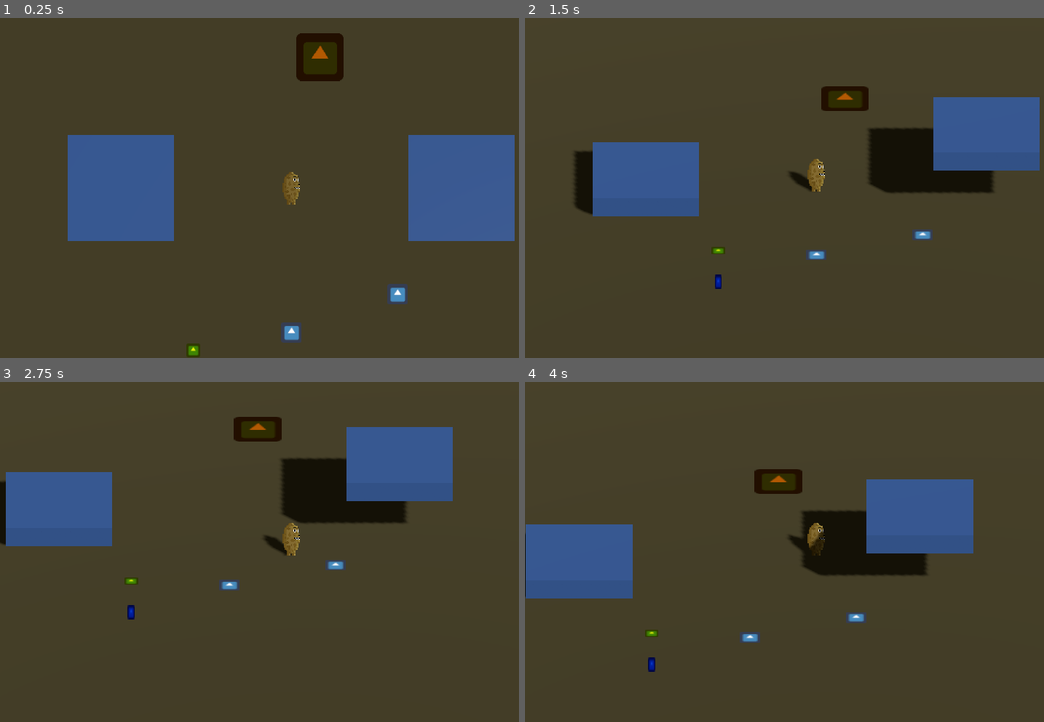
Above: before the commit, frames 1-4 (two rows, left to right).
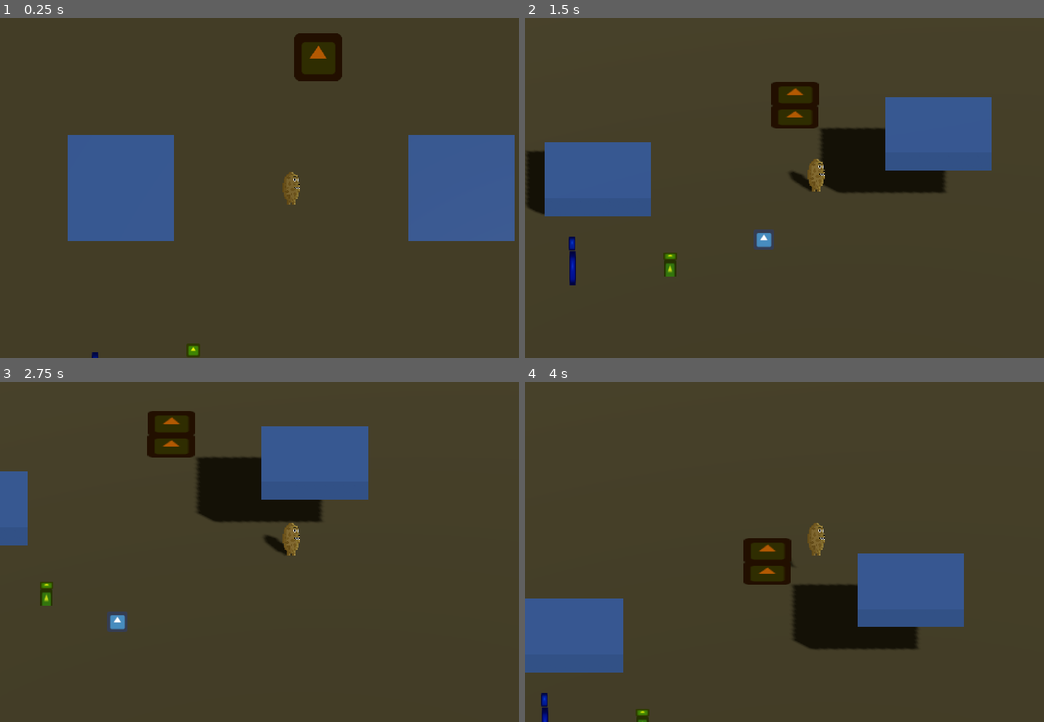
Above: after the commit, the same moments.

Repository: BVenturaDev/BrokenReality
Game: Godot game, scene res://scenes/levels/TestLevel.tscn
The game is run twice, just before and just after one commit, with the same random seed, the same clock (stepped at 60 frames per second) and the same inputs. The engine's default icon, where the game draws it, is replaced by a stand-in: a white triangle on a blue panel in a dark square.
Inputs (mouse positions are in pixels of both pictures, inside the frame that each line leads up to):
- Up to frame 1 (0.25 s): no input
- Up to frame 2 (1.5 s): tap Enter (ui_accept) at 0.5 s; move the mouse to (945, 171) at 0.52 s; hold D (move_right) 0.53-1.28 s; hold Right mouse button (right_click) 0.53-1.28 s; click (945, 171) at 0.6 s; tap Space (jump) at 0.77, 1.07 s; move the mouse to (701, 205) at 1.27 s; hold S (move_down) from 1.28 s (still down); right-click (701, 205) at 1.35 s
- Up to frame 3 (2.75 s): tap Space (jump) at 1.52, 1.82, 2.3 s; tap Enter (ui_accept) at 1.55, 2.1 s; move the mouse to (347, 477) at 2.02 s; release S (move_down) at 2.03 s; hold D (move_right) from 2.03 s (still down)
- Up to frame 4 (4 s): move the mouse to (784, 620) at 2.77 s; release D (move_right) at 2.78 s; hold W (move_up) 2.78-3.53 s; tap Space (jump) at 2.85, 3.02, 3.32, 3.77 s; click (784, 620) at 3.05 s; move the mouse to (992, 603) at 3.52 s; hold A (move_left) from 3.53 s (still down); hold Right mouse button (right_click) from 3.53 s (still down); click (992, 603) at 3.6 s

The runs differ from the first frame. In frame 1, 0.7% of the frame differs, in the area x 17-79%, y 4-100%; in frame 2, 14%; in frame 3, 17%; in frame 4, 25%, in the area x 0-87%, y 25-100%.

Commit message:
Added Enemy patrol, and stager. Sanity. Other little stuff

Diff:
--- a/project.godot
+++ b/project.godot
@@ -28,34 +28,34 @@
 
 ui_accept={
 "deadzone": 0.5,
-"events": [ Object(InputEventKey,"resource_local_to_scene":false,"resource_name":"","device":0,"alt":false,"shift":false,"control":false,"meta":false,"command":false,"pressed":false,"scancode":16777221,"physical_scancode":0,"unicode":0,"echo":false,"script":null)
-, Object(InputEventKey,"resource_local_to_scene":false,"resource_name":"","device":0,"alt":false,"shift":false,"control":false,"meta":false,"command":false,"pressed":false,"scancode":16777222,"physical_scancode":0,"unicode":0,"echo":false,"script":null)
+"events": [ Object(InputEventKey,"resource_local_to_scene":false,"resource_name":"","device":0,"alt":false,"shift":false,"control":false,"meta":false,"command":false,"pressed":false,"scancode":16777221,"unicode":0,"echo":false,"script":null)
+, Object(InputEventKey,"resource_local_to_scene":false,"resource_name":"","device":0,"alt":false,"shift":false,"control":false,"meta":false,"command":false,"pressed":false,"scancode":16777222,"unicode":0,"echo":false,"script":null)
 , Object(InputEventJoypadButton,"resource_local_to_scene":false,"resource_name":"","device":0,"button_index":0,"pressure":0.0,"pressed":false,"script":null)
  ]
 }
 move_left={
 "deadzone": 0.5,
-"events": [ Object(InputEventKey,"resource_local_to_scene":false,"resource_name":"","device":0,"alt":false,"shift":false,"control":false,"meta":false,"command":false,"pressed":false,"scancode":65,"physical_scancode":0,"unicode":0,"echo":false,"script":null)
+"events": [ Object(InputEventKey,"resource_local_to_scene":false,"resource_name":"","device":0,"alt":false,"shift":false,"control":false,"meta":false,"command":false,"pressed":false,"scancode":65,"unicode":0,"echo":false,"script":null)
  ]
 }
 move_right={
 "deadzone": 0.5,
-"events": [ Object(InputEventKey,"resource_local_to_scene":false,"resource_name":"","device":0,"alt":false,"shift":false,"control":false,"meta":false,"command":false,"pressed":false,"scancode":68,"physical_scancode":0,"unicode":0,"echo":false,"script":null)
+"events": [ Object(InputEventKey,"resource_local_to_scene":false,"resource_name":"","device":0,"alt":false,"shift":false,"control":false,"meta":false,"command":false,"pressed":false,"scancode":68,"unicode":0,"echo":false,"script":null)
  ]
 }
 move_up={
 "deadzone": 0.5,
-"events": [ Object(InputEventKey,"resource_local_to_scene":false,"resource_name":"","device":0,"alt":false,"shift":false,"control":false,"meta":false,"command":false,"pressed":false,"scancode":87,"physical_scancode":0,"unicode":0,"echo":false,"script":null)
+"events": [ Object(InputEventKey,"resource_local_to_scene":false,"resource_name":"","device":0,"alt":false,"shift":false,"control":false,"meta":false,"command":false,"pressed":false,"scancode":87,"unicode":0,"echo":false,"script":null)
  ]
 }
 move_down={
 "deadzone": 0.5,
-"events": [ Object(InputEventKey,"resource_local_to_scene":false,"resource_name":"","device":0,"alt":false,"shift":false,"control":false,"meta":false,"command":false,"pressed":false,"scancode":83,"physical_scancode":0,"unicode":0,"echo":false,"script":null)
+"events": [ Object(InputEventKey,"resource_local_to_scene":false,"resource_name":"","device":0,"alt":false,"shift":false,"control":false,"meta":false,"command":false,"pressed":false,"scancode":83,"unicode":0,"echo":false,"script":null)
  ]
 }
 jump={
 "deadzone": 0.5,
-"events": [ Object(InputEventKey,"resource_local_to_scene":false,"resource_name":"","device":0,"alt":false,"shift":false,"control":false,"meta":false,"command":false,"pressed":false,"scancode":32,"physical_scancode":0,"unicode":0,"echo":false,"script":null)
+"events": [ Object(InputEventKey,"resource_local_to_scene":false,"resource_name":"","device":0,"alt":false,"shift":false,"control":false,"meta":false,"command":false,"pressed":false,"scancode":32,"unicode":0,"echo":false,"script":null)
  ]
 }
 left_click={
@@ -70,7 +70,7 @@
 }
 q={
 "deadzone": 0.5,
-"events": [ Object(InputEventKey,"resource_local_to_scene":false,"resource_name":"","device":0,"alt":false,"shift":false,"control":false,"meta":false,"command":false,"pressed":false,"scancode":81,"physical_scancode":0,"unicode":0,"echo":false,"script":null)
+"events": [ Object(InputEventKey,"resource_local_to_scene":false,"resource_name":"","device":0,"alt":false,"shift":false,"control":false,"meta":false,"command":false,"pressed":false,"scancode":81,"unicode":0,"echo":false,"script":null)
  ]
 }
 
--- a/scenes/entities/Bell.tscn
+++ b/scenes/entities/Bell.tscn
@@ -21,7 +21,7 @@
 shape = SubResource( 1 )
 
 [node name="OpenableDoor" type="StaticBody" parent="."]
-transform = Transform( 1, 0, 0, 0, 1, 0, 0, 0, 1, 0, 1, 8 )
+transform = Transform( 1, 0, 0, 0, 1, 0, 0, 0, 1, -9.20826, 1.78347, 1.43759 )
 
 [node name="Sprite3D" type="Sprite3D" parent="OpenableDoor"]
 transform = Transform( 1, 0, 0, 0, -1.74846e-07, 1, 0, -4, -4.37114e-08, 0, 2, 0 )
@@ -30,3 +30,13 @@
 
 [node name="CollisionShape" type="CollisionShape" parent="OpenableDoor"]
 shape = SubResource( 2 )
+
+[node name="Sprite3D2" type="Sprite3D" parent="OpenableDoor"]
+transform = Transform( 1, 0, 0, 0, 6, 0, 0, 0, 1, 0.0416832, -9.53674e-07, 1.17888 )
+modulate = Color( 0.0470588, 0.164706, 0.788235, 1 )
+texture = ExtResource( 1 )
+
+[node name="Sprite3D2" type="Sprite3D" parent="."]
+transform = Transform( 1.8, 0, 0, 0, 4, 0, 0, 0, 1, -0.0158663, 0.262854, 0.611703 )
+modulate = Color( 0.752941, 0.847059, 0.0901961, 1 )
+texture = ExtResource( 1 )
--- a/scenes/entities/Enemy.tscn
+++ b/scenes/entities/Enemy.tscn
@@ -1,7 +1,8 @@
-[gd_scene load_steps=4 format=2]
+[gd_scene load_steps=5 format=2]
 
 [ext_resource path="res://icon.png" type="Texture" id=1]
 [ext_resource path="res://src/entities/Enemy.gd" type="Script" id=2]
+[ext_resource path="res://src/entities/WorldModeSM.gd" type="Script" id=3]
 
 [sub_resource type="BoxShape" id=1]
 
@@ -12,5 +13,8 @@
 shape = SubResource( 1 )
 
 [node name="Sprite3D" type="Sprite3D" parent="."]
-transform = Transform( 3, 0, 0, 0, -1.31134e-07, 3, 0, -3, -1.31134e-07, 0, 0, 0 )
+transform = Transform( 3, 0, 0, 0, -1.31134e-07, 3, 0, -3, -1.31134e-07, 0, 1, 0 )
 texture = ExtResource( 1 )
+
+[node name="CameraRotatorSM" type="Node" parent="."]
+script = ExtResource( 3 )
--- a/scenes/entities/MovableBox.tscn
+++ b/scenes/entities/MovableBox.tscn
@@ -12,7 +12,12 @@
 script = ExtResource( 2 )
 
 [node name="Sprite3D" type="Sprite3D" parent="."]
-transform = Transform( 7, 0, 0, 0, -3.0598e-07, 0, 0, -7, 0, 0, 1, 0 )
+transform = Transform( 7, 0, 0, 0, -3.0598e-07, 0, 0, -7, 0, -0.168081, 1, 0 )
+modulate = Color( 0.701961, 0.352941, 0.0117647, 1 )
+texture = ExtResource( 1 )
+
+[node name="Sprite3D2" type="Sprite3D" parent="."]
+transform = Transform( 7, 0, 0, 0, 4, 0, 0, 0, 0, -0.192369, -0.299443, 1.91177 )
 modulate = Color( 0.701961, 0.352941, 0.0117647, 1 )
 texture = ExtResource( 1 )
 
--- a/scenes/entities/Player.tscn
+++ b/scenes/entities/Player.tscn
@@ -1,14 +1,16 @@
-[gd_scene load_steps=9 format=2]
+[gd_scene load_steps=10 format=2]
 
 [ext_resource path="res://assets/sprites/spud.png" type="Texture" id=1]
 [ext_resource path="res://src/entities/Player.gd" type="Script" id=2]
 [ext_resource path="res://src/entities/PlayerActionSM.gd" type="Script" id=3]
-[ext_resource path="res://src/entities/CameraRotatorSM.gd" type="Script" id=4]
+[ext_resource path="res://src/entities/WorldModeSM.gd" type="Script" id=4]
+[ext_resource path="res://icon.png" type="Texture" id=5]
 
 [sub_resource type="BoxShape" id=1]
 extents = Vector3( 0.833778, 1.56968, 1.45797 )
 
 [sub_resource type="SphereShape" id=2]
+radius = 1.93548
 
 [sub_resource type="Animation" id=3]
 length = 0.001
@@ -62,7 +64,7 @@
 [node name="PlayerActionSM" type="Node" parent="."]
 script = ExtResource( 3 )
 
-[node name="CamRotSM" type="Node" parent="."]
+[node name="CameraRotatorSM" type="Node" parent="."]
 script = ExtResource( 4 )
 
 [node name="HitBox" type="Area" parent="."]
@@ -82,3 +84,9 @@
 autoplay = "Walk"
 anims/RESET = SubResource( 3 )
 anims/Walk = SubResource( 4 )
+
+[node name="Aim" type="Sprite3D" parent="."]
+transform = Transform( 1, 0, 0, 0, -4.37114e-08, 1, 0, -1, -4.37114e-08, -0.0799751, 1.4, 0 )
+visible = false
+modulate = Color( 0.027451, 0.596078, 0.623529, 0.698039 )
+texture = ExtResource( 5 )
--- a/scenes/levels/TestLevel.tscn
+++ b/scenes/levels/TestLevel.tscn
@@ -25,15 +25,15 @@
 [sub_resource type="BoxShape" id=6]
 extents = Vector3( 5, 1, 5 )
 
+[sub_resource type="Curve3D" id=7]
+_data = {
+"points": PoolVector3Array( 0, 0, 0, 0, 0, 0, -8.50646, 0.984732, 21.2031, 0, 0, 0, 0, 0, 0, -0.329494, 1.21199, 12.4832, 0, 0, 0, 0, 0, 0, -4.00577, 1.47803, 29.1933, 0, 0, 0, 0, 0, 0, -8.50646, 0.984732, 21.2031 ),
+"tilts": PoolRealArray( 0, 0, 0, 0 )
+}
+
 [node name="TestLevel" type="Spatial"]
 
 [node name="Player" parent="." instance=ExtResource( 1 )]
-
-[node name="Enemy" parent="." instance=ExtResource( 4 )]
-transform = Transform( 1, 0, 0, 0, 1, 0, 0, 0, 1, 0.031, 1, 13.592 )
-
-[node name="Enemy2" parent="." instance=ExtResource( 4 )]
-transform = Transform( 1, 0, 0, 0, 1, 0, 0, 0, 1, 10, 1, 10 )
 
 [node name="Ground" type="StaticBody" parent="."]
 
@@ -76,7 +76,16 @@
 transform = Transform( -0.811806, -0.174829, 0.557141, 0.55412, -0.531597, 0.64059, 0.184181, 0.828758, 0.52843, 15.0439, 24.6793, 15.341 )
 
 [node name="MovableBox" parent="." instance=ExtResource( 3 )]
-transform = Transform( 1, 0, 0, 0, 1, 0, 0, 0, 1, 2.699, 0.5, -12.319 )
+transform = Transform( 1, 0, 0, 0, 1, 0, 0, 0, 1, 2.699, 1.77121, -12.319 )
 
 [node name="Bell" parent="." instance=ExtResource( 5 )]
-transform = Transform( 1, 0, 0, 0, 1, 0, 0, 0, 1, -9.198, 1, 15.276 )
+transform = Transform( 1, 0, 0, 0, 1, 0, 0, 0, 1, -9.198, 0.4, 15.276 )
+
+[node name="Path" type="Path" parent="."]
+curve = SubResource( 7 )
+
+[node name="PathFollow" type="PathFollow" parent="Path"]
+transform = Transform( 1, 0, 0, 0, 1, 0, 0, 0, 1, -8.50646, 0.984732, 21.2031 )
+rotation_mode = 0
+
+[node name="Enemy" parent="Path/PathFollow" instance=ExtResource( 4 )]
--- a/src/entities/Bell.gd
+++ b/src/entities/Bell.gd
@@ -3,4 +3,5 @@
 onready var door := $OpenableDoor
 
 func ringed() -> void:
-	door.queue_free()
+	if self.has_node("OpenableDoor"):
+		door.queue_free()
--- a/src/entities/Bullet.gd
+++ b/src/entities/Bullet.gd
@@ -1,6 +1,6 @@
 extends Spatial
 
-var speed := 80
+var speed := 300
 var duration := 1
 var timer : float
 var direction : Vector3
--- a/src/entities/CameraRotatorSM.gd
+++ /dev/null
@@ -1,33 +0,0 @@
-extends StateMachine
-
-func _ready() -> void:
-	add_state("normal")
-	add_state("inverted")
-	call_deferred("set_state", states.normal)
-
-func _state_logic(delta):
-	pass
-
-func _get_transition(delta):
-	match state:
-		states.normal:
-			if Input.is_action_just_pressed("ui_accept"):
-				return states.inverted
-		states.inverted:
-			if Input.is_action_just_pressed("ui_accept"):
-				return states.normal
-	return null
-
-func _enter_state(new_state, old_state):
-	match new_state:
-		states.inverted:
-			parent.camera_rotator.rotate_x(parent.rotation_angle)
-			parent.sprite.rotate_x(parent.rotation_angle)
-			parent.light.shadow_enabled = true
-
-func _exit_state(old_state, new_state):
-	match old_state:
-		states.inverted:
-			parent.camera_rotator.rotate_x(-parent.rotation_angle)
-			parent.sprite.rotate_x(-parent.rotation_angle)
-			parent.light.shadow_enabled = false
--- a/src/entities/Enemy.gd
+++ b/src/entities/Enemy.gd
@@ -1,4 +1,20 @@
 extends KinematicBody
 
+export var speed = 8
+
+var move_speed = speed
+var rotation_angle = 45
+
+onready var pathfollow = get_parent()
+onready var sprite = $Sprite3D
+
+func _process(delta: float) -> void:
+	_patrol(delta)
+
+func _patrol(delta) -> void:
+	pathfollow.offset += move_speed * delta
+
 func hitted() -> void:
-	queue_free()
+	move_speed = 0
+	yield(get_tree().create_timer(2), "timeout")
+	move_speed = speed
--- a/src/entities/Player.gd
+++ b/src/entities/Player.gd
@@ -4,16 +4,24 @@
 var velocity : Vector3
 var direction : Vector2
 var acceleration = 10
-var max_speed = 50
+var max_speed = 100
 var friction = 10
 var gravity = -50
 var rotation_angle = 45
-var jump_height = 15
+var jump_height = 20
 var bullet : PackedScene = preload("res://scenes/entities/Bullet.tscn")
+var shoot_recoil = 0.35
+var aim_lenght = 8
+var max_sanity = 100
+var sanity : float = max_sanity setget set_sanity
+var sanity_drop_rate = 5
+var sanity_up_rate = 5
+
 
 onready var camera_rotator = $CameraRotator
 onready var sprite = $Sprite3D
 onready var hitbox = $HitBox
+onready var aim = $Aim
 onready var light := get_parent().find_node("DirectionalLight")
 onready var vp : Viewport = get_viewport()
 onready var vp_size : Vector2 = get_viewport().size
@@ -52,13 +60,42 @@
 	if (vp.get_mouse_position().y < vp_slope * vp.get_mouse_position().x
 		and vp.get_mouse_position().y > -vp_slope * vp.get_mouse_position().x + vp.size.y ):
 			new_bullet.direction = Vector3(1,0,0)
+			self.translate(Vector3(-shoot_recoil,0,0))
 	if (vp.get_mouse_position().y > vp_slope * vp.get_mouse_position().x
 		and vp.get_mouse_position().y < -vp_slope * vp.get_mouse_position().x + vp.size.y ):
 			new_bullet.direction = Vector3(-1,0,0)
+			self.translate(Vector3(shoot_recoil,0,0))
 	if (vp.get_mouse_position().y < vp_slope * vp.get_mouse_position().x
 		and vp.get_mouse_position().y < -vp_slope * vp.get_mouse_position().x + vp.size.y ):
 			new_bullet.direction = Vector3(0,0,-1)
+			self.translate(Vector3(0,0,shoot_recoil))
 	if (vp.get_mouse_position().y > vp_slope * vp.get_mouse_position().x
 		and vp.get_mouse_position().y > -vp_slope * vp.get_mouse_position().x + vp.size.y ):
 			new_bullet.direction = Vector3(0,0,1)
+			self.translate(Vector3(0,0,-shoot_recoil))
 	get_tree().current_scene.add_child(new_bullet)
+
+func _aim() -> void:
+	if (vp.get_mouse_position().y < vp_slope * vp.get_mouse_position().x
+		and vp.get_mouse_position().y > -vp_slope * vp.get_mouse_position().x + vp.size.y ):
+			aim.translation = Vector3(aim_lenght,1.4,0)
+	if (vp.get_mouse_position().y > vp_slope * vp.get_mouse_position().x
+		and vp.get_mouse_position().y < -vp_slope * vp.get_mouse_position().x + vp.size.y ):
+			aim.translation = Vector3(-aim_lenght,1.4,0)
+	if (vp.get_mouse_position().y < vp_slope * vp.get_mouse_position().x
+		and vp.get_mouse_position().y < -vp_slope * vp.get_mouse_position().x + vp.size.y ):
+			aim.translation = Vector3(0,1.4,-aim_lenght)
+	if (vp.get_mouse_position().y > vp_slope * vp.get_mouse_position().x
+		and vp.get_mouse_position().y > -vp_slope * vp.get_mouse_position().x + vp.size.y ):
+			aim.translation = Vector3(0,1.4,aim_lenght)
+
+func _going_insane(delta) -> void:
+	sanity += -sanity_drop_rate * delta
+
+func _going_sane(delta) -> void:
+	sanity += sanity_up_rate * delta
+
+func set_sanity(value) -> void:
+	sanity = value
+	value = clamp(value, 0, max_sanity)
+	self.sprite.modulate.a = sanity/max_sanity
--- a/src/entities/PlayerActionSM.gd
+++ b/src/entities/PlayerActionSM.gd
@@ -15,12 +15,13 @@
 		if Input.is_action_just_pressed("left_click"):
 			parent._attack()
 			state = states.attack
-			yield(get_tree().create_timer(1.0), "timeout")
+			yield(get_tree().create_timer(0.5), "timeout")
 			state = states.idle
-		if Input.is_action_just_pressed("right_click"):
+		if Input.is_action_just_released("right_click"):
+			parent.aim.visible = false
 			parent._shoot()
 			state = states.shoot
-			yield(get_tree().create_timer(1.0), "timeout")
+			yield(get_tree().create_timer(0.5), "timeout")
 			state = states.idle
 		if Input.is_action_just_pressed("jump"):
 			parent.velocity.y = 0
@@ -28,6 +29,11 @@
 			state = states.jump
 
 func _state_logic(delta):
+	if [states.idle, states.walk, states.run].has(state):
+		if Input.is_action_pressed("right_click"):
+			parent.aim.visible = true
+			parent._aim()
+
 	if ![states.attack, states.shoot,].has(state):
 		parent._movement(delta)
 		if state == states.jump:
@@ -51,11 +57,11 @@
 	return null
 
 func _enter_state(new_state, old_state):
-	match state:
-		states.idle:
+	match new_state:
+		states.shoot:
 			pass
 
 func _exit_state(old_state, new_state):
-	match state:
-		states.jump:
+	match old_state:
+		states.shoot:
 			pass
--- /dev/null
+++ b/src/entities/WorldModeSM.gd
@@ -0,0 +1,47 @@
+extends StateMachine
+
+# The way of checking if parent == Player is horrible to look at, but it works. Feel free to change it if
+# you can think of anything else.
+# we could also have a different state machine for the non-player stuff, that needs to have their
+# sprites rotated, but it would be repeated code, i kinda dont like it.
+
+
+func _ready() -> void:
+	add_state("normal")
+	add_state("inverted")
+	call_deferred("set_state", states.normal)
+
+func _state_logic(delta):
+	if parent.has_method("_movement"):
+		parent.sanity = clamp(parent.sanity, 0, parent.max_sanity)
+		parent.sprite.modulate.a = parent.sanity/parent.max_sanity
+		if state == states.normal:
+			parent._going_sane(delta)
+		if state == states.inverted:
+			parent._going_insane(delta)
+
+func _get_transition(delta):
+	match state:
+		states.normal:
+			if Input.is_action_just_pressed("ui_accept"):
+				return states.inverted
+		states.inverted:
+			if Input.is_action_just_pressed("ui_accept"):
+				return states.normal
+	return null
+
+func _enter_state(new_state, old_state):
+	match new_state:
+		states.inverted:
+			parent.sprite.rotate_x(parent.rotation_angle)
+			if parent.has_method("_movement"):
+				parent.camera_rotator.rotate_x(parent.rotation_angle)
+				parent.light.shadow_enabled = true
+
+func _exit_state(old_state, new_state):
+	match old_state:
+		states.inverted:
+			parent.sprite.rotate_x(-parent.rotation_angle)
+			if parent.has_method("_movement"):
+				parent.light.shadow_enabled = false
+				parent.camera_rotator.rotate_x(-parent.rotation_angle)
Not shown: 1 places in scenes/levels/TestLevel.tscn that only renumber resources
